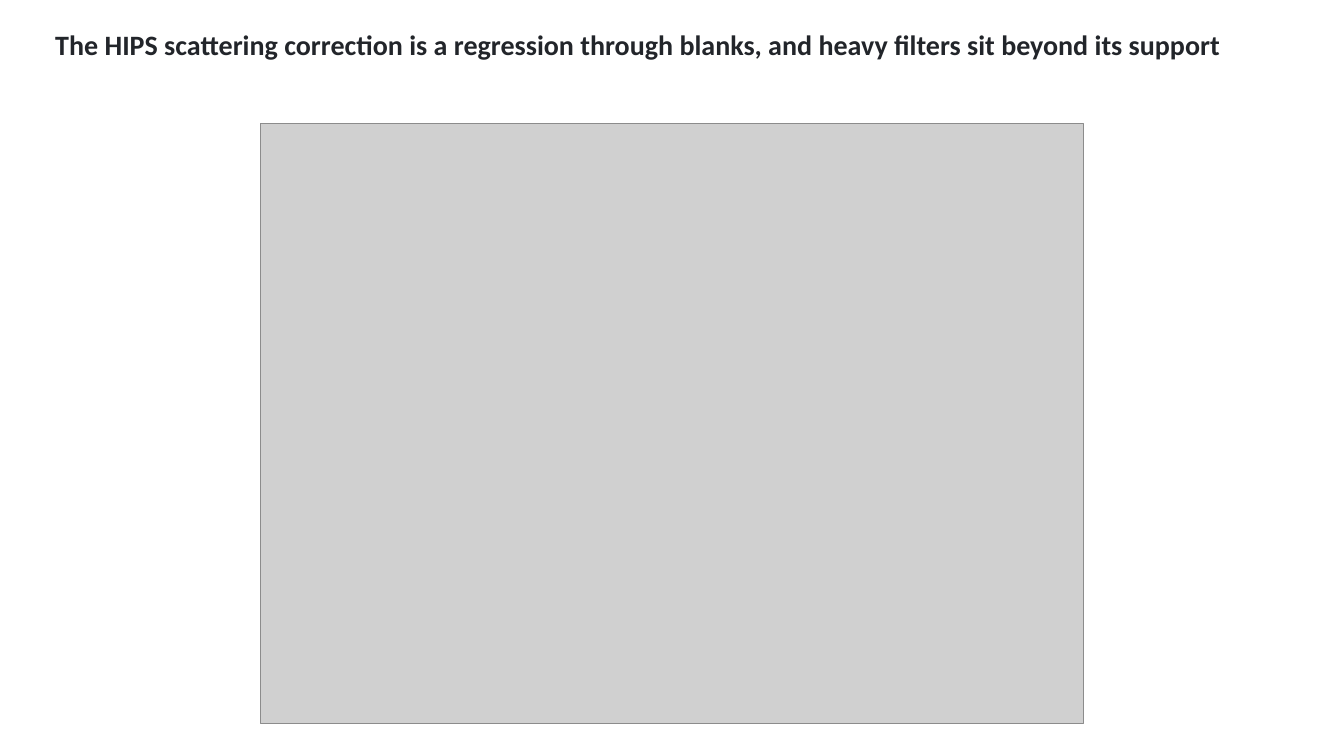
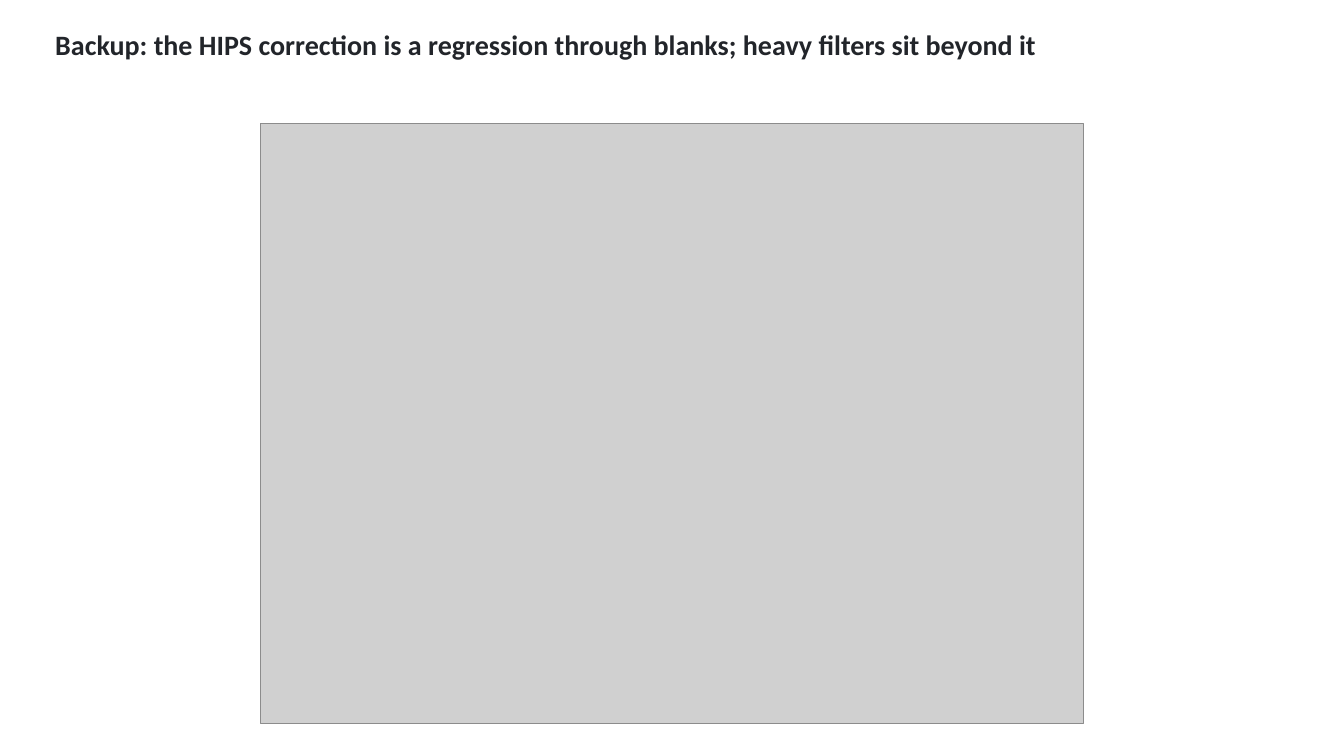
Before and after one commit to ahzs645/aethmodular, a slide deck: slide 29 of deliverables/ftir_group_2026-08-27/ftir_group_2026-08-27.pptx (slide 15 before the commit). Drawn at 1344x756 pixels with LibreOffice and Linux fonts; fonts in the diff are those of the drawing; grey boxes stand for pictures. Boxes give left, top, right and bottom in pixels: in the first picture for what was removed or moved away, otherwise in the second. Text is boxed around its words. In the diff, an @@ line names an element or a change of style, - is before the commit and + after.

```diff
--- a/deliverables/ftir_group_2026-08-27/ftir_group_2026-08-27.pptx
+++ b/deliverables/ftir_group_2026-08-27/ftir_group_2026-08-27.pptx
@@ text at (x1=55, y1=35, x2=1036, y2=60): text changed @@
-The HIPS scattering correction is a regression through blanks, and heavy filters sit beyond its support
+Backup: the HIPS correction is a regression through blanks; heavy filters sit beyond it
```
Also in this commit, not shown: 12 other slides changed, 21 slides added, 28 slides removed, 13 other files.
